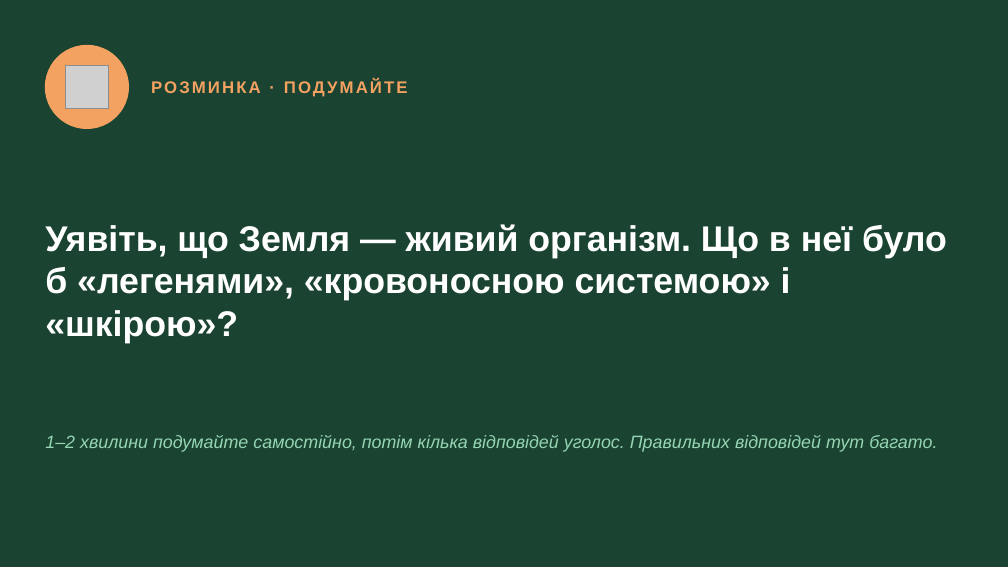
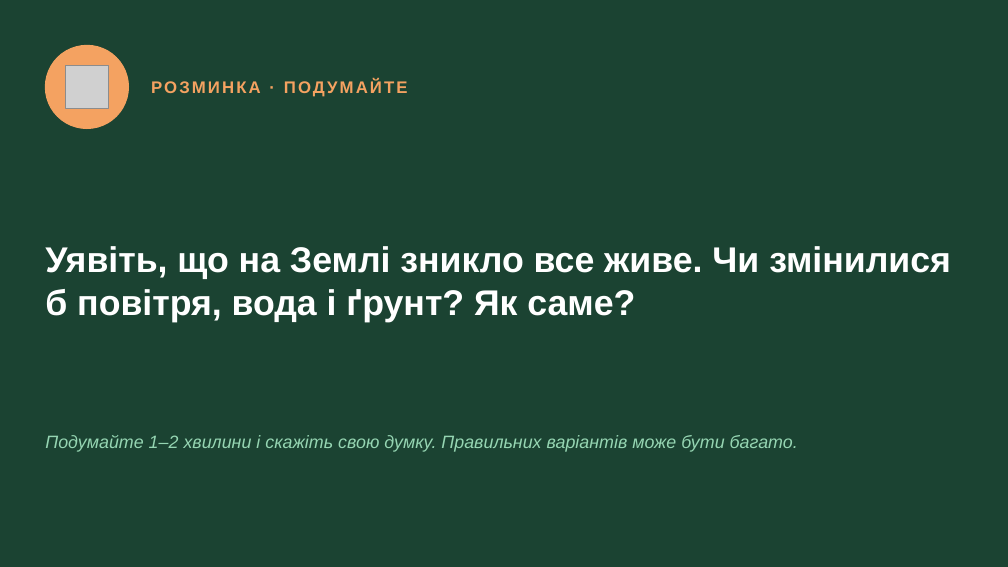
Before and after one commit to batalovatetyana-boop/-1, a slide deck: slide 2 of presentations/00_Біосфера_Землі.pptx. Drawn at 1008x567 pixels with LibreOffice and Linux fonts; fonts in the diff are those of the drawing; grey boxes stand for pictures. Boxes give left, top, right and bottom in pixels: in the first picture for what was removed or moved away, otherwise in the second. Text is boxed around its words. In the diff, an @@ line names an element or a change of style, - is before the commit and + after.

```diff
--- a/presentations/00_Біосфера_Землі.pptx
+++ b/presentations/00_Біосфера_Землі.pptx
@@ text at [45, 246, 951, 322]: text changed @@
-Уявіть, що Земля — живий організм. Що в неї було б «легенями», «кровоносною системою» і «шкірою»?
+Уявіть, що на Землі зникло все живе. Чи змінилися б повітря, вода і ґрунт? Як саме?
@@ text at [45, 435, 798, 452]: text changed @@
-1–2 хвилини подумайте самостійно, потім кілька відповідей уголос. Правильних відповідей тут багато.
+Подумайте 1–2 хвилини і скажіть свою думку. Правильних варіантів може бути багато.
```
Also in this commit, not shown: 13 other slides changed, 14 slides added, 30 slides removed, 2 other files.
